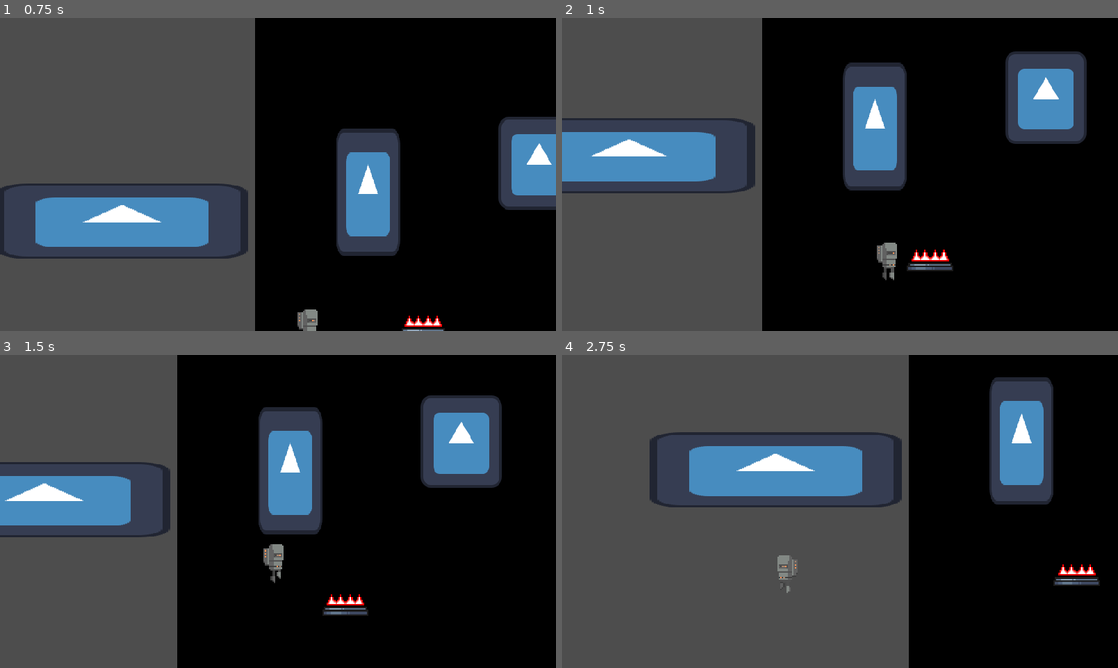
Above: before the commit, frames 1-4 (two rows, left to right).
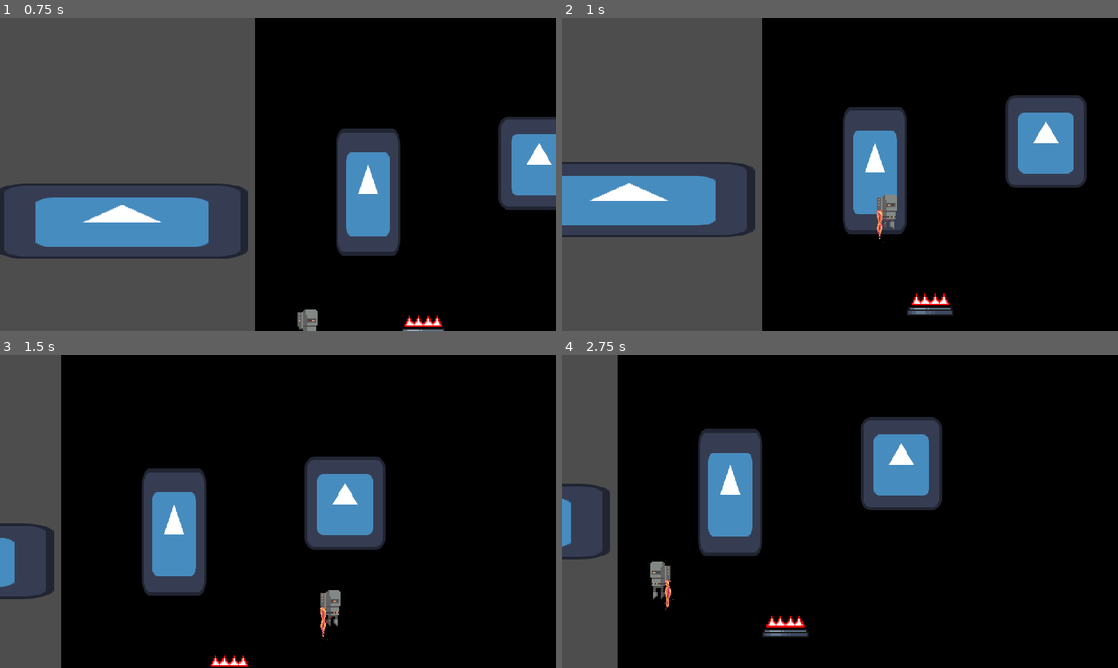
Above: after the commit, the same moments.

Repository: ricklusuardi/BuiltToScale2024
Game: Godot game, scene res://world.tscn
Same seed, same stepped clock (60 frames per second), same inputs: the game is played once before the commit and once after it. This scene is started directly instead of the project's main scene. The engine's default icon, where the game draws it, is replaced by a stand-in: a white triangle on a blue panel in a dark square.
Inputs:
- Up to frame 1 (0.75 s): tap Enter (ui_accept) at 0.5, 0.6 s; hold Right (ui_right) from 0.53 s (still down)
- Up to frame 2 (1 s): keep holding Right (ui_right); tap Enter (ui_accept) at 0.77 s
- Up to frame 3 (1.5 s): keep holding Right (ui_right); tap Enter (ui_accept) at 1.07, 1.35 s
- Up to frame 4 (2.75 s): tap Enter (ui_accept) at 1.52, 1.82, 2.1 s; release Right (ui_right) at 2.03 s; hold Left (ui_left) from 2.03 s (still down)

Frame 1 is identical in both runs. In frame 2, 20% of the frame differs, in the area x 0-95%, y 10-96%; in frame 3, 38%; in frame 4, 57%, in the area x 0-97%, y 0-100%.

Commit message:
added jump

Diff:
--- a/Chara.gd
+++ b/Chara.gd
@@ -12,6 +12,12 @@
 @export var maxHealth : int
 var currentHealth = maxHealth
 
+#JUMP
+@export var jumpVelocity = -400
+@export var jumpChange = 1.3
+var jumpSpriteRef = preload("res://JumpFlame.tscn")
+
+
 # SCALE
 @export var scaleChange: Vector2  # how much the size of the character increases/decreases
 @export var currentScaleStep: int = 0  # keeps track of how many times the character has been scaled up or down
@@ -48,6 +54,8 @@
 	randomize()
 
 func _physics_process(delta):
+
+
 	if is_in_wind:
 		apply_wind_effect(delta)
 	else:
@@ -57,6 +65,8 @@
 	if not is_on_floor():
 		velocity.y += gravity * delta
 
+	# Handle jump.
+	_handle_jump()
 
 	# MOVEMENT
 	# Get the input direction and handle the movement/deceleration.
@@ -67,10 +77,16 @@
 		if is_on_floor():
 			$AnimationPlayer.play("RobotRun")
 			$AnimationPlayer.speed_scale = animRunMultiplier * currentAnimScale
+		elif !is_on_floor():
+			$AnimationPlayer.play("RobotIdle")
 		if velocity.x > 0:
 			$Sprite2D.flip_h = false
+			$JumpFlamePoint.position.x = -5
+
 		elif velocity.x < 0:
 			$Sprite2D.flip_h = true
+			$JumpFlamePoint.position.x = 5
+
 	else:
 		# If standing still, let the wind move the character
 		if is_in_wind:
@@ -116,6 +132,8 @@
 		elif (currentScaleStep == 2):
 			$Camera2D.position.y += camOffsetLvl2
 
+		jumpVelocity *= jumpChange
+
 		emit_signal("scale_changed")
 
 
@@ -143,6 +161,9 @@
 		#play animation
 		var effect = particleType.instantiate()
 		$Sprite2D.add_child(effect)
+
+		#change jump
+		jumpVelocity /= jumpChange
 
 		emit_signal("scale_changed")
 
@@ -185,3 +206,9 @@
 
 func set_respawn_point(point : Vector2):
 	respawn_point = point
+
+func _handle_jump():
+	if Input.is_action_just_pressed("ui_accept") and is_on_floor():
+		velocity.y = jumpVelocity
+		var jumpSprite = jumpSpriteRef.instantiate()
+		$JumpFlamePoint.add_child(jumpSprite)
--- a/Chara.tscn
+++ b/Chara.tscn
@@ -169,3 +169,6 @@
 [node name="Camera2D" parent="." instance=ExtResource("17_g7bcs")]
 process_mode = 1
 position = Vector2(0, -56)
+
+[node name="JumpFlamePoint" type="Node2D" parent="."]
+position = Vector2(-5, -11)
--- /dev/null
+++ b/CharacterBody2D.gd
@@ -0,0 +1,28 @@
+extends CharacterBody2D
+
+
+const SPEED = 300.0
+const JUMP_VELOCITY = -400.0
+
+# Get the gravity from the project settings to be synced with RigidBody nodes.
+var gravity = ProjectSettings.get_setting("physics/2d/default_gravity")
+
+
+func _physics_process(delta):
+	# Add the gravity.
+	if not is_on_floor():
+		velocity.y += gravity * delta
+
+	# Handle jump.
+	if Input.is_action_just_pressed("ui_accept") and is_on_floor():
+		velocity.y = JUMP_VELOCITY
+
+	# Get the input direction and handle the movement/deceleration.
+	# As good practice, you should replace UI actions with custom gameplay actions.
+	var direction = Input.get_axis("ui_left", "ui_right")
+	if direction:
+		velocity.x = direction * SPEED
+	else:
+		velocity.x = move_toward(velocity.x, 0, SPEED)
+
+	move_and_slide()
--- /dev/null
+++ b/JumpFlame.gd
@@ -0,0 +1,16 @@
+extends Node2D
+
+
+# Called when the node enters the scene tree for the first time.
+func _ready():
+	$AnimationPlayer.play("Fire") # Replace with function body.
+	$AudioStreamPlayer.playing = true
+
+
+# Called every frame. 'delta' is the elapsed time since the previous frame.
+func _process(delta):
+	pass
+
+
+func _on_timer_timeout():
+	queue_free() # Replace with function body.
--- /dev/null
+++ b/JumpFlame.tscn
@@ -0,0 +1,69 @@
+[gd_scene load_steps=7 format=3 uid="uid://bvl8jl2cf4ije"]
+
+[ext_resource type="Script" path="res://JumpFlame.gd" id="1_rkbdy"]
+[ext_resource type="Texture2D" uid="uid://wqr6leshcexy" path="res://sprite/Flamethrower-Sheet.png" id="2_tolbm"]
+[ext_resource type="AudioStream" uid="uid://cyb3r0pumkofj" path="res://sounds/ShorterFlame.wav" id="3_lmfkh"]
+
+[sub_resource type="Animation" id="Animation_jowkj"]
+resource_name = "Fire"
+length = 0.25
+loop_mode = 1
+step = 0.02
+tracks/0/type = "value"
+tracks/0/imported = false
+tracks/0/enabled = true
+tracks/0/path = NodePath("Flamethrower-sheet:frame")
+tracks/0/interp = 1
+tracks/0/loop_wrap = true
+tracks/0/keys = {
+"times": PackedFloat32Array(0, 0.02, 0.04, 0.06, 0.08, 0.1, 0.12, 0.14, 0.16, 0.18),
+"transitions": PackedFloat32Array(1, 1, 1, 1, 1, 1, 1, 1, 1, 1),
+"update": 1,
+"values": [0, 1, 2, 3, 4, 5, 6, 7, 8, 9]
+}
+
+[sub_resource type="Animation" id="Animation_g0cpm"]
+length = 0.001
+tracks/0/type = "value"
+tracks/0/imported = false
+tracks/0/enabled = true
+tracks/0/path = NodePath("Flamethrower-sheet:frame")
+tracks/0/interp = 1
+tracks/0/loop_wrap = true
+tracks/0/keys = {
+"times": PackedFloat32Array(0),
+"transitions": PackedFloat32Array(1),
+"update": 1,
+"values": [0]
+}
+
+[sub_resource type="AnimationLibrary" id="AnimationLibrary_cdgay"]
+_data = {
+"Fire": SubResource("Animation_jowkj"),
+"RESET": SubResource("Animation_g0cpm")
+}
+
+[node name="Node2D" type="Node2D"]
+script = ExtResource("1_rkbdy")
+
+[node name="Flamethrower-sheet" type="Sprite2D" parent="."]
+position = Vector2(0, 8)
+rotation = 1.5708
+scale = Vector2(0.3, 0.5)
+texture = ExtResource("2_tolbm")
+hframes = 3
+vframes = 4
+
+[node name="AnimationPlayer" type="AnimationPlayer" parent="."]
+libraries = {
+"": SubResource("AnimationLibrary_cdgay")
+}
+
+[node name="Timer" type="Timer" parent="."]
+one_shot = true
+autostart = true
+
+[node name="AudioStreamPlayer" type="AudioStreamPlayer" parent="."]
+stream = ExtResource("3_lmfkh")
+
+[connection signal="timeout" from="Timer" to="." method="_on_timer_timeout"]
Not shown, changed: kjasdfbbsad.txt
Not shown, added: sounds/ShorterFlame.wav.import
Binary file added: sprite/Flamethrower-Sheet.png
Not shown, added: sprite/Flamethrower-Sheet.png.import
Not shown, added: sounds/ShorterFlame.wav
